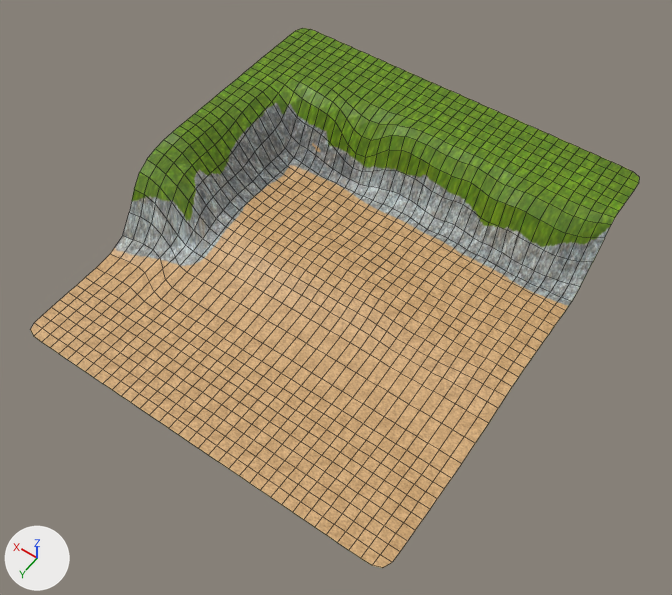
One commit to the Blender file asserts/beach2.blend: the scene before it, then after it.
Both versions are drawn from a 50 mm lens placed at (-82.5, 119.5, 171.7), pointed at (-4.6, 10.5, 0.4). The lights are fixed; the arrows at lower left show +X, +Y and +Z. Mesh edges are drawn as thin lines.

In view in the first picture: 'cliff'.
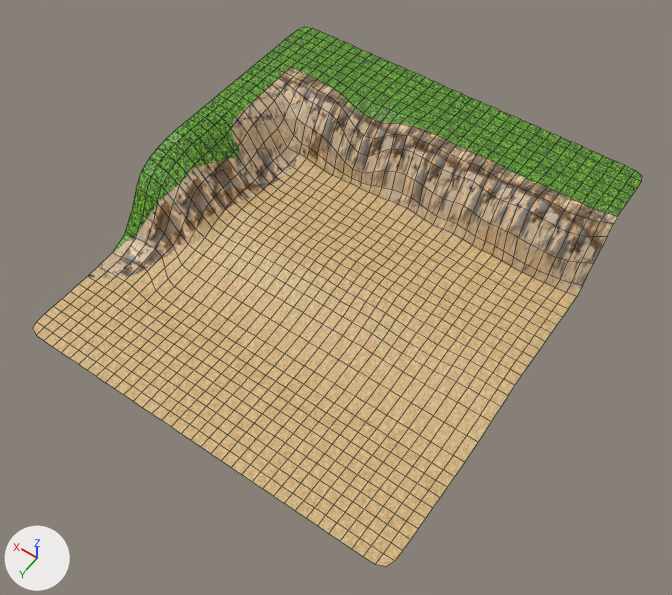
Where the change shows, as pixel boxes [x1, y1, x2, y2] in the pictures (672 x 595 px):
'cliff', surface changed, mesh moved: before [31, 28, 639, 568]; after [33, 27, 642, 567]

Patch to the scene script:
```diff
--- a/asserts/beach2.blend.py
+++ b/asserts/beach2.blend.py
@@ img_beach2_png @@
+img_beach2_png = load_image('beach2.png', '../resources/beach2.png', 512, 512, 'sRGB')
@@ mat_material @@
 n3 = _N.new('ShaderNodeTexImage'); n3.name = 'Image Texture'
-n3.image = img_beach_png
+n3.image = img_beach2_png
 _L.new(n1.outputs[0], n0.inputs[0])  # 'BSDF' to 'Surface'
@@ me_grid @@
 me_grid.from_pydata(...)  # 1369 vertices, 1296 faces; spans x -1.0..1.0, y -1.0..1.2, z -4.3..16.3
 # used by ob_cliff; location = (0.0, 0.0, 1.0); scale = (50.0, 50.0, 1.0)
+# me_grid part 1: the whole mesh is moved by (0.0, 0.0, 0.2)
 me_grid.materials.append(mat_material)
```
